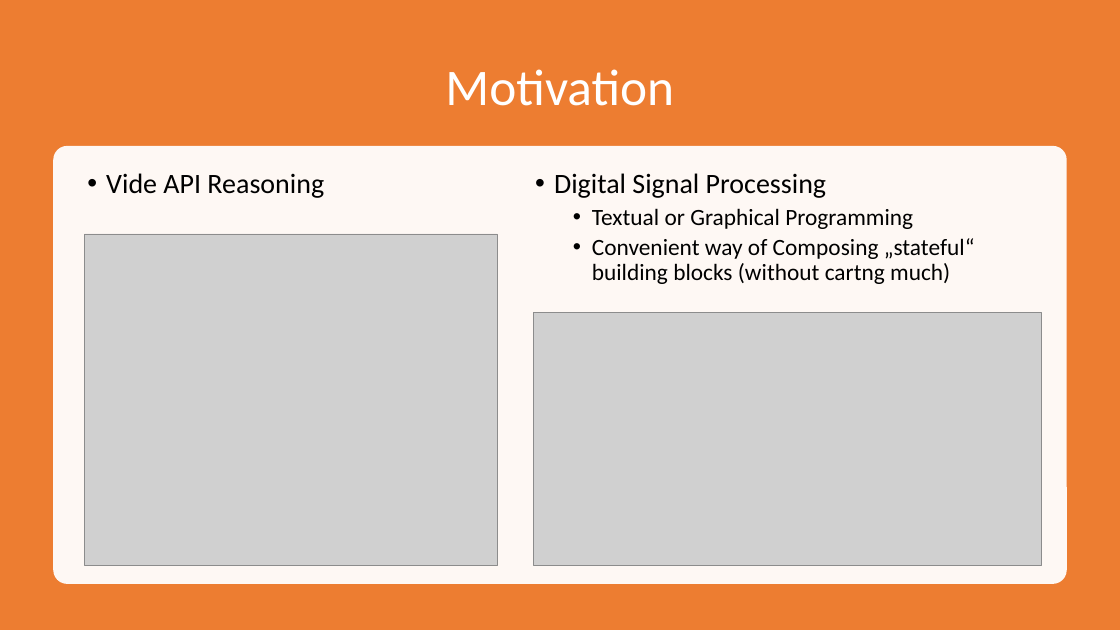
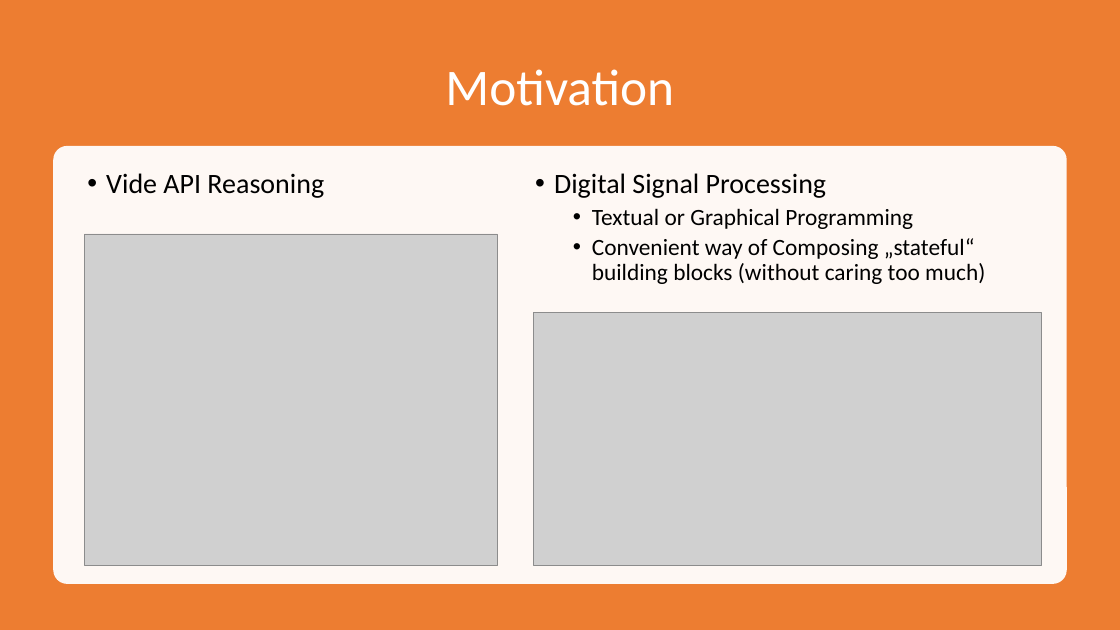
Before and after one commit to RonaldSchlenker/ReactIn200LoC, a slide deck: slide 2 of Vortrag/Presentation.pptx. Drawn at 1120x630 pixels with LibreOffice and Linux fonts; fonts in the diff are those of the drawing; grey boxes stand for pictures. Boxes give left, top, right and bottom in pixels: in the first picture for what was removed or moved away, otherwise in the second. Text is boxed around its words. In the diff, an @@ line names an element or a change of style, - is before the commit and + after.

```diff
--- a/Vortrag/Presentation.pptx
+++ b/Vortrag/Presentation.pptx
@@ text at <box>592,238,985,284</box>: text changed @@
-  • Convenient way of Composing „stateful“ building blocks (without cartng much)
+  • Convenient way of Composing „stateful“ building blocks (without caring too much)
```
Also in this commit, not shown: 1 other slide changed, 3 other files.
